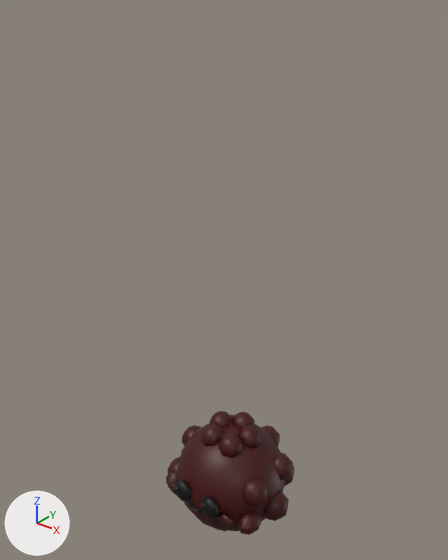
Before and after pictures for a commit that changed the glTF model assets/packs/CHAR.glb.
Both versions are drawn from a 50 mm lens placed at (1.93, -2.49, 3.3), pointed at (-0.09, 0.04, 1.74). Arrows for +X, +Y and +Z are at lower left; the lights stay in place. The picture after the commit comes second. Where no turn or scale is listed for an object, it has been applied to the vertices.

In view in the first picture: 'char__lint_body'.
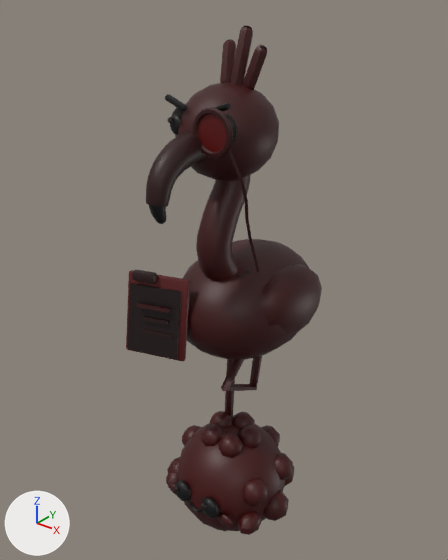
Boxes [x1, y1, x2, y2] around the edits, measured in the pictures (448 x 560 px):
'char__prudence', added (brown)
    after: [126, 25, 322, 419]

Edits to the bpy script that builds the scene:
```text
Add me_char__prudence:
    me_char__prudence.from_pydata(...)  # 2272 vertices, 4368 faces; spans x -0.39..0.39, y -0.61..0.61, z -1.55..1.55
    me_char__prudence.materials.append(mat_defaultmaterial_004)
Add ob_char__prudence:
    ob_char__prudence = bpy.data.objects.new('char__prudence', me_char__prudence)
    ob_char__prudence.location = (0.0, 0.0, 1.55)
```
